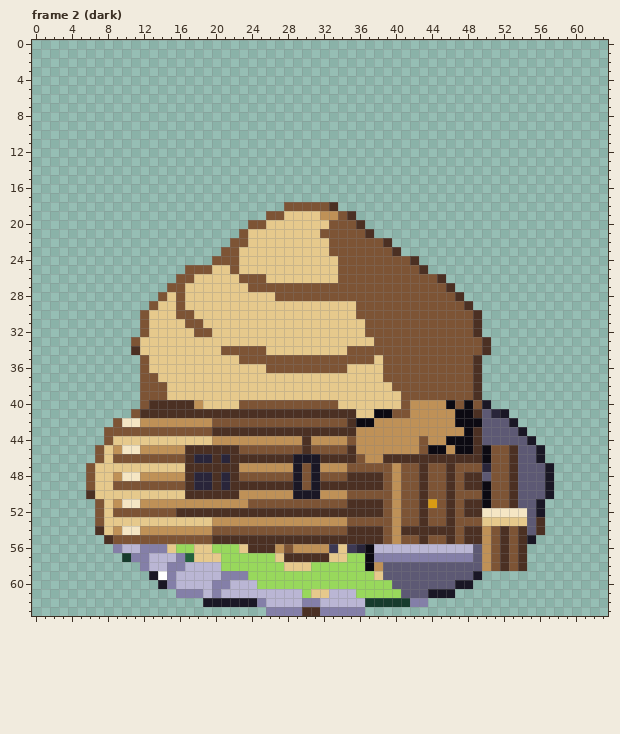
A pixel-art file gets an edit: art/companion-48/review-place/work/hut-b-aseprite/hut-B.aseprite. This is how it looked before the edit.
64x64 pixels, 3 frames. Shown: frame 2 (dark). The commit also changed other frames, which this record leaves out.
New version:
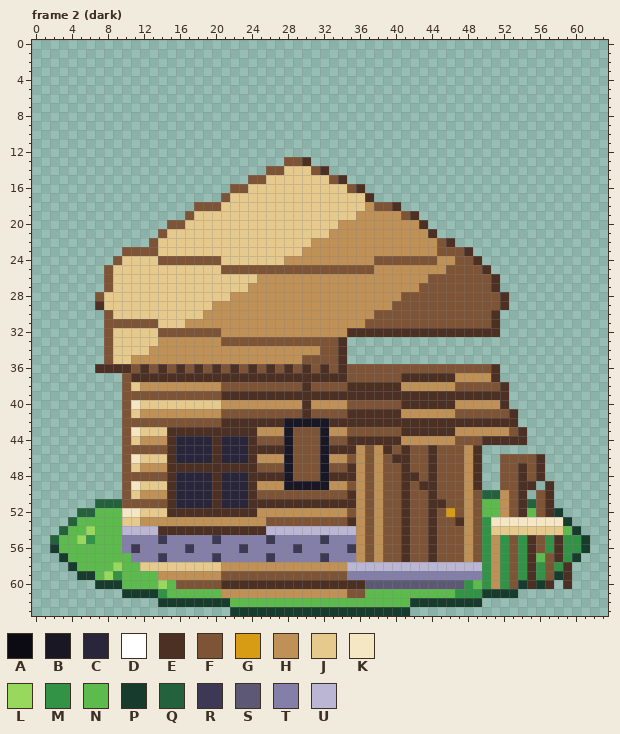
Palette (. is transparent): A #0c0a12  B #1a1725  C #29253a  D #ffffff  E #4b3023  F #7d5435  G #d89b14  H #bf9157  J #e6c98c  K #f5e6c4  L #98d85c  M #329245  N #5cbb4c  P #173b2d  Q #23623c  R #3d3954  S #5d5974  T #847fa8  U #bab6d4
Diff:
Changed rows in their new state; - is an unchanged pixel.
Frame 2 (dark):
first column x 2:
13 --------------------------FFE-------------------------------
14 ------------------------FFJJJFE-----------------------------
15 ----------------------FFJJJJJJJFE---------------------------
16 --------------------FFJJJJJJJJJJJFE-------------------------
17 -------------------FJJJJJJJJJJJJJJJE------------------------
18 ----------------FFFJJJJJJJJJJJJJJJJHFFE---------------------
19 ---------------FJJJJJJJJJJ----JJJJHHHHHFE-------------------
20 -------------FFJJJJJJJJJ-------JHHHHHHHHHE------------------
21 ------------FJJJJJJJJJ--------JHHHHHHHHHHHE-----------------
22 -----------FJJJJJJJJJJ-------HHHHHHHHHHHHHHFE---------------
23 --------FFFFJJJJJJJJJ-------HHHHHHHHHHHHHHHFFFE-------------
24 -------FJJJJFFFFFF-JJ-----HHHHHHHHHH----FFFHHFFE------------
25 ------FJJJJJJJJJJJ-F-FFFFFFFFFFF----HHHHHHHHFFFFE-----------
26 ------FJJJJJJJJJ-----JJHHHHHHHHHHHHHHHHHHH-FFFFFFE----------
27 ------FJJJJJJJJ-------HHHHHHHHHHHHHHHHHHH---FFFFFE----------
28 -----FJJJJJJJ-J-----HHHHHHHHHHHHHHHHHHH------FFFFFE---------
29 -----EJJJJJJ--J---HHHHHHHHHHHHHHHHHHHH--------FFFFE---------
30 ------FJJJJ---JJ-HHHHHHHHHHHHHHHHHHH-----------FFE----------
31 ------FFFF-F---HHHHHHHHHHHHHHHHHHHH------------FFE----------
32 ------FJJJJ-FFFF--FHHHHHHHHHHHHHHEEEEEEEEEEEEEE-EE----------
33 ------FJJJ--HHHHHHHFFFFFFFFFFFFFE................-----------
34 ------FJJJ-HHHHHHHHHHHHHHHHHHHFFE................-----------
35 ------FJJHHHHHHHHHHHHHHHHHHH----E...............------------
36 -----EEEEFEFEFEFEFEFEFEFE-E-E-E-EFFFF----------FFE----------
37 --------FEEEEEEEEEEEEEEEEEEEEEEEEFFFF--EEEEEEHHHHE----------
38 --------FJHHHHHHHHHFFFFFFFFFEFFFFEEEEEEHHHHHH--FFFE---------
39 --------FF---FFFFFFEEEEEEEEEEEEEEEEEEEEEEEEEEEE-EEE---------
40 --------FKJJJJJJJ--HHHHHHHHHEHHHHFFFFFFEEEEEEHHHHHE---------
41 --------FJHHHHHHHHHFFFFFFFFF-FFFF-EEEEEH-----FFFFFFE--------
42 -------.FFFFFFFFFF-EEEEEEEBBBBBEE-EEEEEEEEEEEEEEEEEE--------
43 ------..-KJJJEEEEE-----HHHBFFFBHHFFFFFFEEEEEE-HHHHHFE-------
44 ------..F-HHHECCCCECCCEFFFBFFFBFFEEEEEE--H--HFFFEEEEE.------
45 -----...FFFFFECCCC-CCCEEEEB-F-BEE--F-EFEF-EFFFH-.......-----
46 -----...-KJJJECC----CC-HHHBFFFBHHFHF-F--FF-FFFH-..-FFFE-----
47 ----....F-HHHEE------EEFFFBF-FBFFEH-H-FE-FE-F-HE..-FEFE.----
48 ----....FFFFFECC----CCEEEEBF-FBEE-HFH-FEEFE-F-H-..-FEFE.----
49 ----....-KJJJECC----CC-HHHB-B-BHHFHFH-FE--E-F-H-..-FEE.E----
50 ----....F-HHHECCCC-CCCEFFFFFFFFFFEH-H-FE-FE-F-H-QQHFE.FE----
51 -----QQQFFFFFECCCCECCCEEEEEEEEEEE-HFH-FE-FEEF-HFNNHFEQFE----
52 ---QQNNNKKJJJE---------HHHHHHHHHHFHFH-FE-FE-G-HFNNHFENFEP---
53 --QNNNNN--HHHHHHHH------FFFFFFFFFEH-H-FE-FE-FEH-MKKKKKKKKP--
54 -QNNLNNNUUUUEEEEEEEEEEEEUUUUUUUUUUHFH-F-FF-FF-HFMJJJJJJJJNP-
55 QNNLMNNNTTTTRTTTTTRTTTTTRTTTTTRTTTHFH-FE-FE-F-HFMHM-MEFMEMMP
56 PNNNNNNNTR---TTRTTTTTRTTTTTRTTTTT-HFHFFEFFEFFFHFMHM-MEFMEMMP
57 -PNNNNNNN--TRT-TTTRTTTTTRTTTTTRTTTHFHFFEFFEFFFHFMHM-MENFEMP-
58 --PNNNNLNNJJJJJJJJJHHHHHHHHHHHHHHUUUUUUUUUUUUUUUMHM-MEMFME--
59 ---PPNLMNNNNHHHHHHHFFFFFFFFFFFFFFTTTTTTTTTTTTTTTMHMFMEMFPE--
60 -----PPPNNNNLNFFFFFEEEEEEEEEEEEEEEESSS-------SMNMHMFPEPE-E--
61 --------PPPPMNNNNNNHHHHHHHHHHHHHHFFNNNNNNNNNNMMMPPPP--------
62 ------------PPPPPPPPNNNNNNNNNNNNNNNNNNNNPPPPPPPP------------
63 --------------------PPPPPPPPPPPPPPPPPPPP--------------------
Changed places in both pictures, as pixel boxes (x1, y1, x2, y2):
changed: (50, 157, 590, 616)
